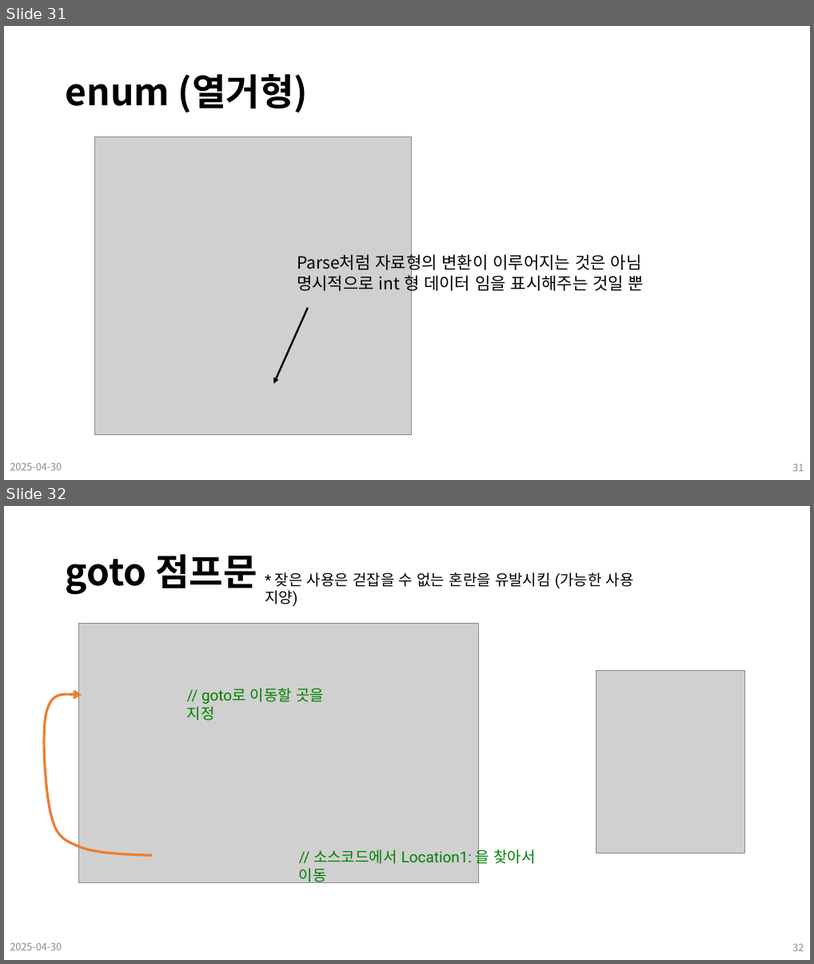
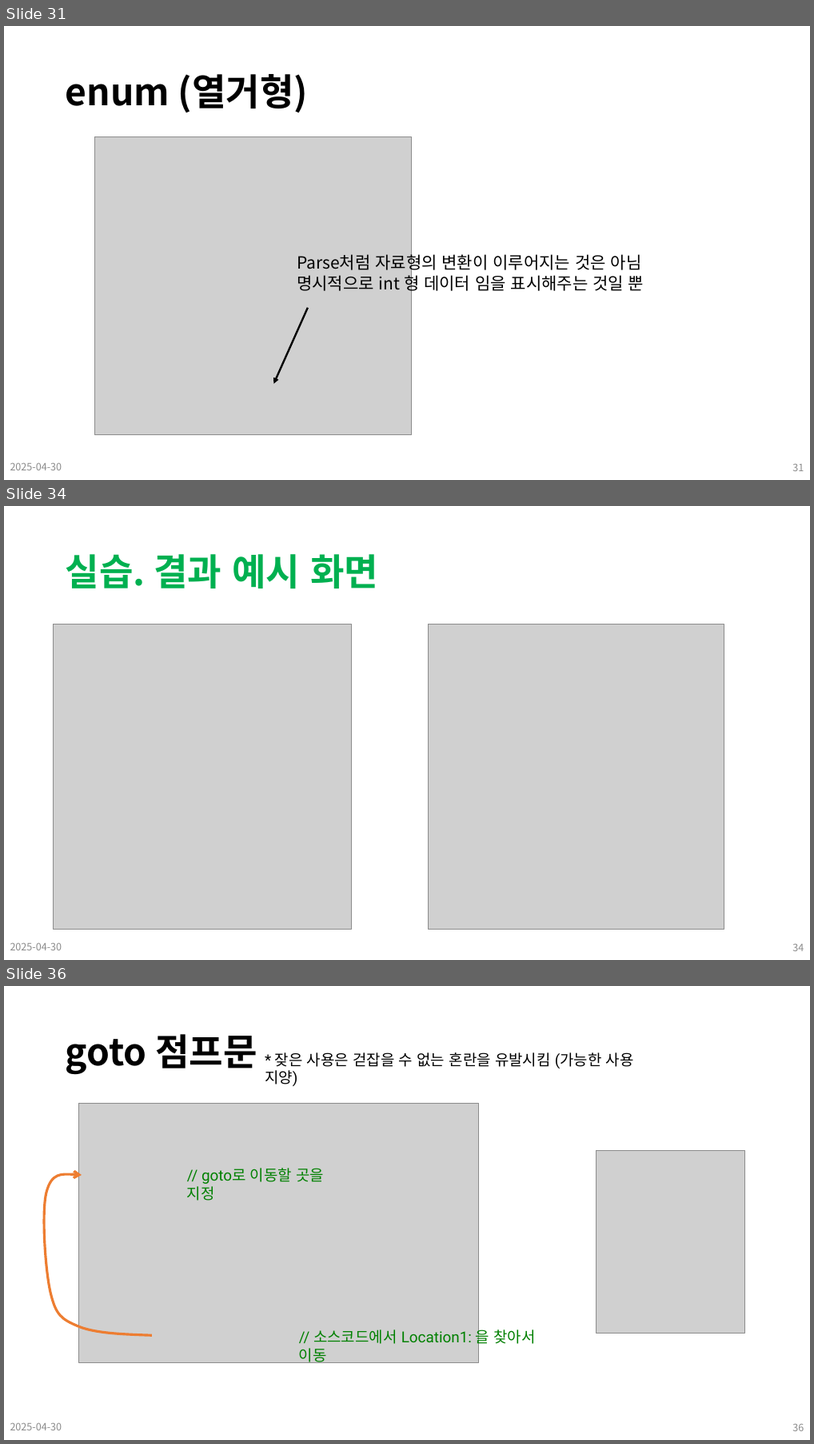
Before and after one commit to Leader-Lesson/KDT_SF_Short_5th, a slide deck: material/09_CSharp_기본문법 (배열, 문자열, 함수, 조건문, 반복문).pptx. Shown one above the other, each under a label of ours: slides 31 and 32 before the commit, slides 31, 34 and 36 after it; the slides between them are not shown. The pictures are 814x964 and 814x1444 pixels, drawn with LibreOffice and Linux fonts; fonts in the diff are those of the drawing; grey boxes stand for pictures; background and template pictures are left out. Boxes give left, top, right and bottom in pixels: in the first picture for what was removed or moved away, otherwise in the second. Text is boxed around its words. In the diff, an @@ line names an element or a change of style, - is before the commit and + after.

```diff
--- a/material/09_CSharp_기본문법 (배열, 문자열, 함수, 조건문, 반복문).pptx
+++ b/material/09_CSharp_기본문법 (배열, 문자열, 함수, 조건문, 반복문).pptx
@@ slide 34 added at box(4, 506, 810, 960), background #FFFFFF @@
@@ title added at box(66, 554, 378, 588), 44 pt, text #00B050, bold @@
+실습. 결과 예시 화면
@@ picture added at box(53, 624, 351, 928) @@
@@ picture added at box(429, 624, 725, 928) @@
@@ text added at box(10, 943, 62, 950), 12 pt, text #8C8C8C @@
+2025-04-30
@@ page number added at box(793, 944, 804, 951), 12 pt, text #8C8C8C @@
+34
@@ what was slide 32 is now slide 36 @@
@@ page number at box(793, 1424, 804, 1431): text changed @@
-32
+36
```
Also in this commit, not shown: 2 slides changed, 2 other slides added, 6 other files.
